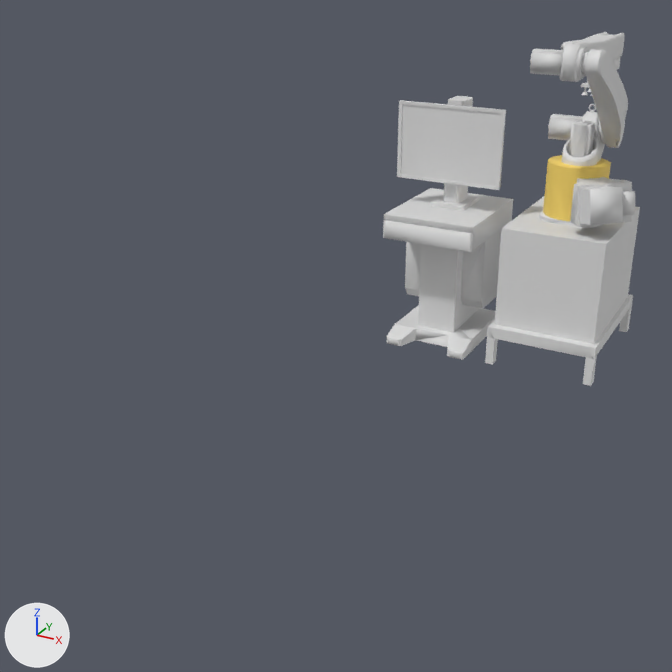
The glTF model WebStorm3D/Resources/Models/Arm.gltf as it was, and as the next commit left it.
One viewpoint serves both versions: a 50 mm camera at (1.41, -4.5, 2.11) aimed at (-0.3, -1.39, 0.55). The lights are fixed; the arrows at lower left show +X, +Y and +Z. Where no turn or scale is listed for an object, it has been applied to the vertices.

The scene before the commit, as lines of its bpy script (objects in view):
```python
me_未命名_010 = bpy.data.meshes.new('未命名.010')
me_未命名_010.from_pydata(...)  # 148 vertices, 272 faces; spans x -0.237..0.237, y -0.363..0.231, z -0.07..0.64
me_未命名_012 = bpy.data.meshes.new('未命名.012')
me_未命名_012.from_pydata(...)  # 145 vertices, 286 faces; spans x -0.085..0.085, y -0.084..0.084, z -0.006..0.128
me_未命名_015 = bpy.data.meshes.new('未命名.015')
me_未命名_015.from_pydata(...)  # 141 vertices, 274 faces; spans x -0.047..0.047, y -0.057..0.057, z 0.0..0.203
me_未命名_017 = bpy.data.meshes.new('未命名.017')
me_未命名_017.from_pydata(...)  # 72 vertices, 120 faces; spans x -0.15..0.15, y -0.148..0.148, z 0.0..0.26
me_未命名_017.materials.append(mat_arm)  # yellow #ffdd6c
ob_box002 = bpy.data.objects.new('Box002', me_未命名_010)
ob_box002.location = (-0.322, -0.071, 0.154)
ob_box091 = bpy.data.objects.new('Box091', me_未命名_015)
ob_box091.location = (0.282, 0.003, 1.064)
ob_cylinder778 = bpy.data.objects.new('Cylinder778', me_未命名_017)
ob_cylinder778.location = (0.279, 0.012, 0.804)
ob_cylinder779 = bpy.data.objects.new('Cylinder779', me_未命名_012)
ob_cylinder779.location = (0.282, 0.003, 1.064)
# also in view: '对象004' at (-0.33, -0.17, 1.12); 'Box089' at (0.28, 0.01, 0.43); 'Rectangle001.001' at (-0.32, -0.06, 1.06); 'Box097' at (0.46, -0.2, 0.93); 'Box016' at (-0.33, -0.16, 1.12)
```
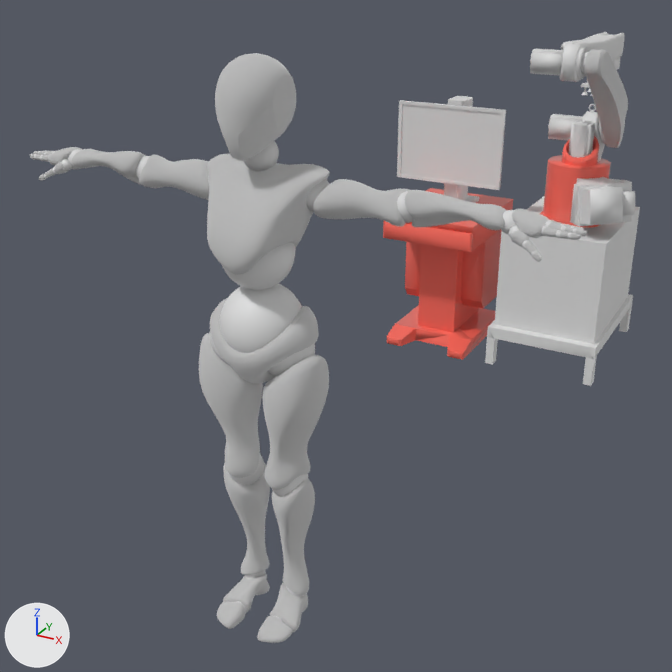
What the commit changed:
Material '材质.001' (mat_材质_001) is new.
Its base color is (1.0, 0.151, 0.112) (red #ff6c5e).
Its roughness is 0.0.
Material 'M#02' (mat_m_02) is new.
Its base color is (0.8, 0.8, 0.8) (white #e7e7e7).
Its metallic is 1.0.
Its roughness is 1.0.
me_未命名_017 has 72 vertices, 120 faces and spans x -0.15..0.15, y -0.148..0.148, z 0.0..0.26.
me_未命名_017 no longer uses material mat_arm (yellow #ffdd6c).
me_未命名_017 now uses material mat_材质_001 (red #ff6c5e).
me_未命名_012 has 145 vertices, 286 faces and spans x -0.085..0.085, y -0.084..0.084, z -0.006..0.128.
me_未命名_012 now uses material mat_材质_001 (red #ff6c5e).
me_未命名_010 has 148 vertices, 272 faces and spans x -0.237..0.237, y -0.363..0.231, z -0.07..0.64.
me_未命名_010 now uses material mat_材质_001 (red #ff6c5e).
Mesh me_beta_surface is new.
It has 14232 vertices, 28272 faces and spans x -0.9..0.9, y -0.18..0.14, z 0.0..1.81.
It uses material mat_m_02 (its picture is missing).
Mesh me_beta_joints is new.
It has 10514 vertices, 20840 faces and spans x -0.88..0.88, y -0.13..0.12, z 0.0..1.59.
Object 'Beta_Surface' (ob_beta_surface) is new; it shows me_beta_surface.
Its location is (0.0, -2.383, 0.0).
Object 'Beta_Joints' (ob_beta_joints) is new; it shows me_beta_joints.
Its location is (0.0, -2.383, 0.0).

Changed parts and their boxes (x1, y1, x2, y2) in the pictures (672 x 672 px):
'Beta_Surface', added
    after: (30, 53, 587, 643)
'Box002', recoloured (white to red)
    both: (383, 188, 513, 360)
'Beta_Joints', added
    after: (34, 141, 577, 621)
'Cylinder778', recoloured (yellow to red)
    both: (543, 155, 611, 222)
'Cylinder779', recoloured (white to red)
    both: (561, 136, 599, 166)
